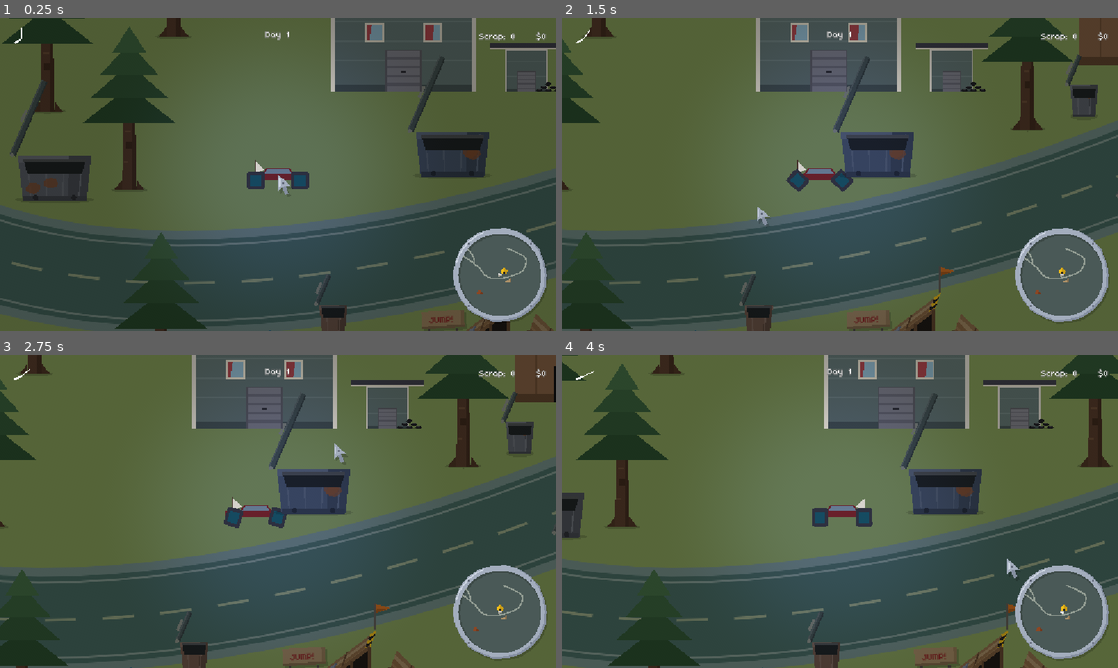
Above: before the commit, frames 1-4 (two rows, left to right).
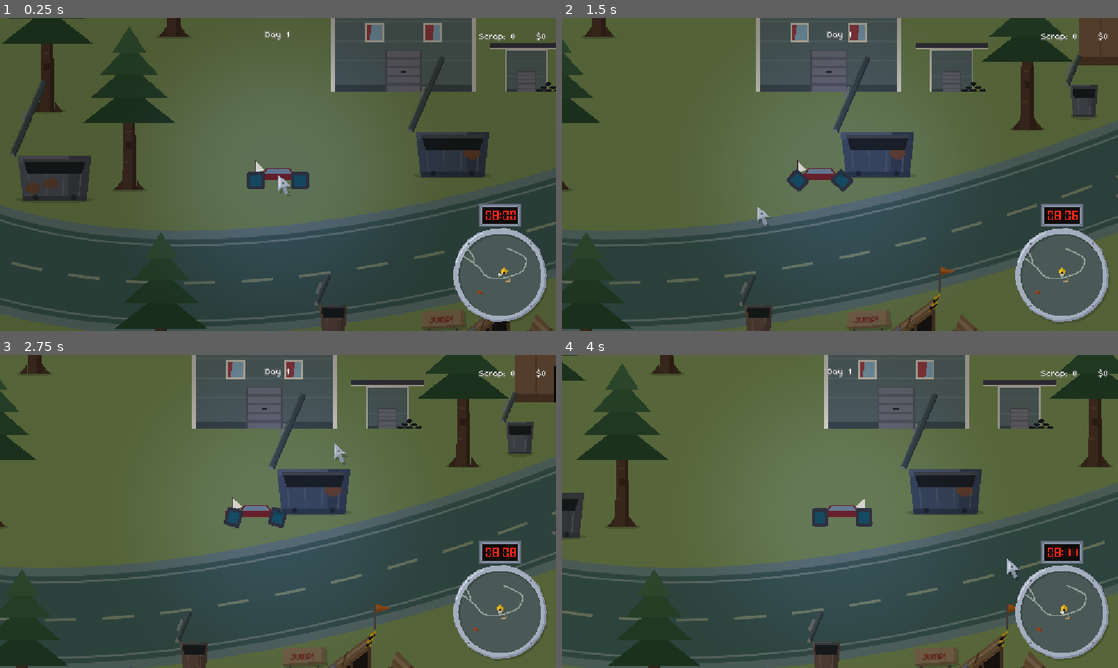
Above: after the commit, the same moments.

Repository: davidkovacwebdev/junkyard-drag-racing
Game: Godot game, scene res://scenes/world/main.tscn
Two runs of this game, one before a commit and one after it. Both use one fixed random seed, a clock stepped at 60 frames per second and the inputs below. This scene is started directly instead of the project's main scene.
Inputs (mouse positions are in pixels of both pictures, inside the frame that each line leads up to):
- Up to frame 1 (0.25 s): no input
- Up to frame 2 (1.5 s): tap Enter (ui_accept) at 0.5, 0.77, 1.07 s; move the mouse to (962, 158) at 0.52 s; hold Right (ui_right) 0.53-1.25 s; tap K at 0.6 s; click (962, 158) at 0.67 s; drag from (728, 190) to (812, 237) at 1.27 s
- Up to frame 3 (2.75 s): move the mouse to (333, 442) at 2.02 s; hold Right (ui_right) from 2.03 s (still down); tap 1 at 2.1 s
- Up to frame 4 (4 s): release Right (ui_right) at 2.75 s; drag from (812, 574) to (673, 464) at 2.77 s; move the mouse to (1006, 558) at 3.52 s; hold Left (ui_left) from 3.53 s (still down); tap 3 at 3.6 s; tap Enter (ui_accept) at 3.77 s

The runs differ from the first frame. In frame 1, 0.6% of the frame differs, in the area x 2-94%, y 3-67%; in frame 2, 0.6%; in frame 3, 0.6%; in frame 4, 0.6%.

Commit message:
Replace the analogue clock with a retro digital LCD clock
Small steel-bezel LCD readout (HH:MM, red segments, blinking colon)
mounted flush above the minimap instead of the old analog clock, which
had drifted out of place. "1" is drawn as a single unbroken bar rather
than two segments with a gap, since at this size the gap read as the
colon's two dots.

Diff:
--- a/scenes/world/player_car.tscn
+++ b/scenes/world/player_car.tscn
@@ -5,7 +5,7 @@
 [ext_resource type="Script" path="res://scripts/world/world_camera.gd" id="3"]
 [ext_resource type="Script" path="res://scripts/world/night_overlay.gd" id="4"]
 [ext_resource type="Shader" path="res://shaders/night_overlay.gdshader" id="5"]
-[ext_resource type="Script" path="res://scripts/world/analog_clock.gd" id="6"]
+[ext_resource type="Script" path="res://scripts/world/digital_clock.gd" id="6"]
 [ext_resource type="Script" path="res://scripts/ui/minimap.gd" id="7"]
 
 [sub_resource type="RectangleShape2D" id="RectangleShape2D_1"]
@@ -45,11 +45,18 @@
 color = Color(1, 1, 1, 1)
 script = ExtResource("4")
 
-[node name="AnalogClock" type="Control" parent="UI"]
-offset_left = 16.0
-offset_top = 16.0
-offset_right = 72.0
-offset_bottom = 72.0
+[node name="DigitalClock" type="Control" parent="UI"]
+anchors_preset = 3
+anchor_left = 1.0
+anchor_top = 1.0
+anchor_right = 1.0
+anchor_bottom = 1.0
+offset_left = -159.0
+offset_top = -262.0
+offset_right = -73.0
+offset_bottom = -216.0
+grow_horizontal = 0
+grow_vertical = 0
 mouse_filter = 2
 script = ExtResource("6")
 
--- a/scripts/world/analog_clock.gd
+++ /dev/null
@@ -1,29 +0,0 @@
-class_name AnalogClock
-extends Control
-## Minimal analogue clock: no face, no numbers, just an hour hand and a
-## minute hand pivoting around the same point, driven by DayNightCycle.
-## Same convention a real 12-hour clock face uses: the hour hand sweeps
-## twice per in-game day (once per 12 in-game hours), the minute hand
-## sweeps once per in-game hour.
-
-const HOUR_HAND_LENGTH := 16.0
-const MINUTE_HAND_LENGTH := 24.0
-const HOUR_HAND_WIDTH := 4.0
-const MINUTE_HAND_WIDTH := 2.0
-const HAND_COLOR := Color(1, 1, 1, 1)
-
-func _process(_delta: float) -> void:
-	queue_redraw()
-
-func _draw() -> void:
-	var center := size / 2.0
-	var half_day := DayNightCycle.DAY_LENGTH / 2.0
-	var hour_step := DayNightCycle.DAY_LENGTH / 24.0
-	var hour_hand_fraction := fmod(DayNightCycle.time_of_day, half_day) / half_day
-	var minute_hand_fraction := fmod(DayNightCycle.time_of_day, hour_step) / hour_step
-	_draw_hand(center, hour_hand_fraction, HOUR_HAND_LENGTH, HOUR_HAND_WIDTH)
-	_draw_hand(center, minute_hand_fraction, MINUTE_HAND_LENGTH, MINUTE_HAND_WIDTH)
-
-func _draw_hand(center: Vector2, fraction: float, length: float, width: float) -> void:
-	var tip := center + Vector2(0.0, -length).rotated(fraction * TAU)
-	draw_line(center, tip, HAND_COLOR, width)
--- /dev/null
+++ b/scripts/world/digital_clock.gd
@@ -0,0 +1,133 @@
+class_name DigitalClock
+extends Control
+## Small retro LCD clock, housed in the same brushed-steel style as the
+## minimap's rim (see Minimap._draw) so the two read as one instrument
+## mounted on the same dash rather than two unrelated HUD widgets. Meant
+## to sit flush above the minimap in the scene, sharing its width.
+##
+## Digits are hand-drawn seven-segment strokes (no font involved) reading
+## the in-game hour off DayNightCycle, HH:MM 24-hour.
+
+const DIGIT_SIZE := Vector2(12.0, 20.0)
+const DIGIT_GAP := 3.0
+const SEGMENT_THICKNESS := 3.0
+const COLON_GAP := 6.0
+## Empty space between the digits and the LCD screen's own edge.
+const SCREEN_PADDING := 8.0
+
+## Steel housing around the LCD screen, matching Minimap's rim palette.
+const BEZEL_MARGIN := 5.0
+const RIVET_INSET := 4.0
+const RIVET_SIZE := 1.3
+
+const LCD_COLOR := Color(0.05, 0.04, 0.04, 1)
+const LIT_COLOR := Color(1.0, 0.15, 0.08, 1)
+const UNLIT_COLOR := Color(1.0, 0.15, 0.08, 0.12)
+
+## Standard seven-segment layout, keyed a (top) round to g (middle).
+const DIGIT_SEGMENTS := {
+	0: ["a", "b", "c", "d", "e", "f"],
+	1: ["b", "c"],
+	2: ["a", "b", "g", "e", "d"],
+	3: ["a", "b", "g", "c", "d"],
+	4: ["f", "g", "b", "c"],
+	5: ["a", "f", "g", "c", "d"],
+	6: ["a", "f", "g", "e", "c", "d"],
+	7: ["a", "b", "c"],
+	8: ["a", "b", "c", "d", "e", "f", "g"],
+	9: ["a", "b", "c", "d", "f", "g"],
+}
+
+## Real-world seconds, not in-game ones — a blink tied to DayNightCycle's
+## sped-up minutes would flicker many times a second.
+var _blink_time: float = 0.0
+
+func _process(delta: float) -> void:
+	_blink_time = fmod(_blink_time + delta, 1.0)
+	queue_redraw()
+
+func _draw() -> void:
+	_draw_bezel()
+
+	var screen := Rect2(Vector2.ONE * BEZEL_MARGIN, size - Vector2.ONE * BEZEL_MARGIN * 2.0)
+	draw_rect(screen, LCD_COLOR)
+
+	var content_size := Vector2(4.0 * DIGIT_SIZE.x + 2.0 * DIGIT_GAP + COLON_GAP, DIGIT_SIZE.y)
+	var origin := screen.position + (screen.size - content_size) / 2.0
+
+	var hour := int(DayNightCycle.get_hour())
+	var minute := int(fmod(DayNightCycle.get_hour(), 1.0) * 60.0)
+
+	var cursor := origin
+	cursor = _draw_digit(cursor, hour / 10)
+	cursor = _draw_digit(cursor, hour % 10)
+	cursor = _draw_colon(cursor)
+	cursor = _draw_digit(cursor, minute / 10)
+	_draw_digit(cursor, minute % 10)
+
+## Brushed-steel housing: a flat plate with a corner rivet each side, the
+## same shorthand Minimap uses for its rim rather than a full match of its
+## round bevel (this panel's rectangular, so that geometry doesn't carry
+## over) — enough to read as the same dashboard hardware.
+func _draw_bezel() -> void:
+	draw_rect(Rect2(Vector2.ZERO, size), UiPalette.STEEL_SHADE)
+	draw_rect(Rect2(Vector2.ZERO, size), UiPalette.STEEL_DARK, false, 2.0)
+	for corner in [Vector2(RIVET_INSET, RIVET_INSET), Vector2(size.x - RIVET_INSET, RIVET_INSET),
+			Vector2(RIVET_INSET, size.y - RIVET_INSET), Vector2(size.x - RIVET_INSET, size.y - RIVET_INSET)]:
+		draw_colored_polygon(PackedVector2Array([
+			corner + Vector2(-RIVET_SIZE, -RIVET_SIZE), corner + Vector2(RIVET_SIZE, -RIVET_SIZE),
+			corner + Vector2(RIVET_SIZE, RIVET_SIZE), corner + Vector2(-RIVET_SIZE, RIVET_SIZE),
+		]), UiPalette.STEEL_DARK)
+
+func _draw_digit(origin: Vector2, digit: int) -> Vector2:
+	var lit: Array = DIGIT_SEGMENTS.get(digit, [])
+	for seg_id in DIGIT_SEGMENTS[8]:
+		# "1" is drawn as one unbroken bar below, not segments b+c — at this
+		# digit size the gap between them where "g" would sit reads as two
+		# short stacked blocks, i.e. exactly what the colon looks like, not
+		# a "1".
+		if digit == 1 and (seg_id == "b" or seg_id == "c"):
+			continue
+		var color := LIT_COLOR if lit.has(seg_id) else UNLIT_COLOR
+		draw_rect(_segment_rect(origin, seg_id), color)
+	if digit == 1:
+		var t := SEGMENT_THICKNESS
+		draw_rect(Rect2(origin + Vector2(DIGIT_SIZE.x - t, t), Vector2(t, DIGIT_SIZE.y - 2.0 * t)), LIT_COLOR)
+	return origin + Vector2(DIGIT_SIZE.x + DIGIT_GAP, 0.0)
+
+## The colon blinks on the real-world second, same rhythm a bedside clock
+## keeps, regardless of how fast the in-game hour is actually moving.
+func _draw_colon(origin: Vector2) -> Vector2:
+	if _blink_time < 0.5:
+		var dot_size := Vector2(SEGMENT_THICKNESS, SEGMENT_THICKNESS)
+		var x := origin.x
+		draw_rect(Rect2(Vector2(x, origin.y + DIGIT_SIZE.y * 0.28), dot_size), LIT_COLOR)
+		draw_rect(Rect2(Vector2(x, origin.y + DIGIT_SIZE.y * 0.64), dot_size), LIT_COLOR)
+	return origin + Vector2(COLON_GAP, 0.0)
+
+## One segment's rect within a digit box anchored at `origin`. Horizontal
+## bars (a/g/d) run the digit's full width; vertical ones (b/c/e/f) sit
+## flush to whichever side and span a bit over a third of the digit's
+## height each — tall strokes, not the near-square blocks a smaller digit
+## used to draw, which at a glance read as a second colon rather than "1".
+func _segment_rect(origin: Vector2, seg_id: String) -> Rect2:
+	var w := DIGIT_SIZE.x
+	var h := DIGIT_SIZE.y
+	var t := SEGMENT_THICKNESS
+	var half_h := (h - t) / 2.0
+	match seg_id:
+		"a":
+			return Rect2(origin + Vector2(0.0, 0.0), Vector2(w, t))
+		"g":
+			return Rect2(origin + Vector2(0.0, half_h), Vector2(w, t))
+		"d":
+			return Rect2(origin + Vector2(0.0, h - t), Vector2(w, t))
+		"f":
+			return Rect2(origin + Vector2(0.0, t), Vector2(t, half_h - t))
+		"b":
+			return Rect2(origin + Vector2(w - t, t), Vector2(t, half_h - t))
+		"e":
+			return Rect2(origin + Vector2(0.0, half_h + t), Vector2(t, half_h - t))
+		"c":
+			return Rect2(origin + Vector2(w - t, half_h + t), Vector2(t, half_h - t))
+	return Rect2()
Not shown, removed: scripts/world/analog_clock.gd.uid
Not shown, added: scripts/world/digital_clock.gd.uid
